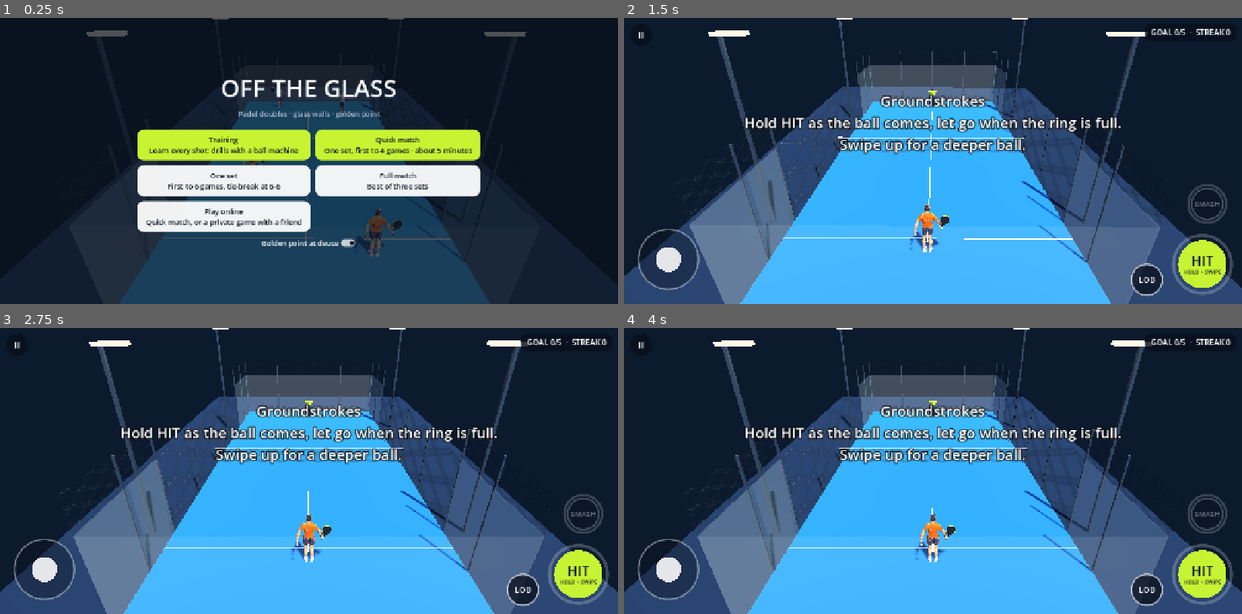
Above: before the commit, frames 1-4 (two rows, left to right).
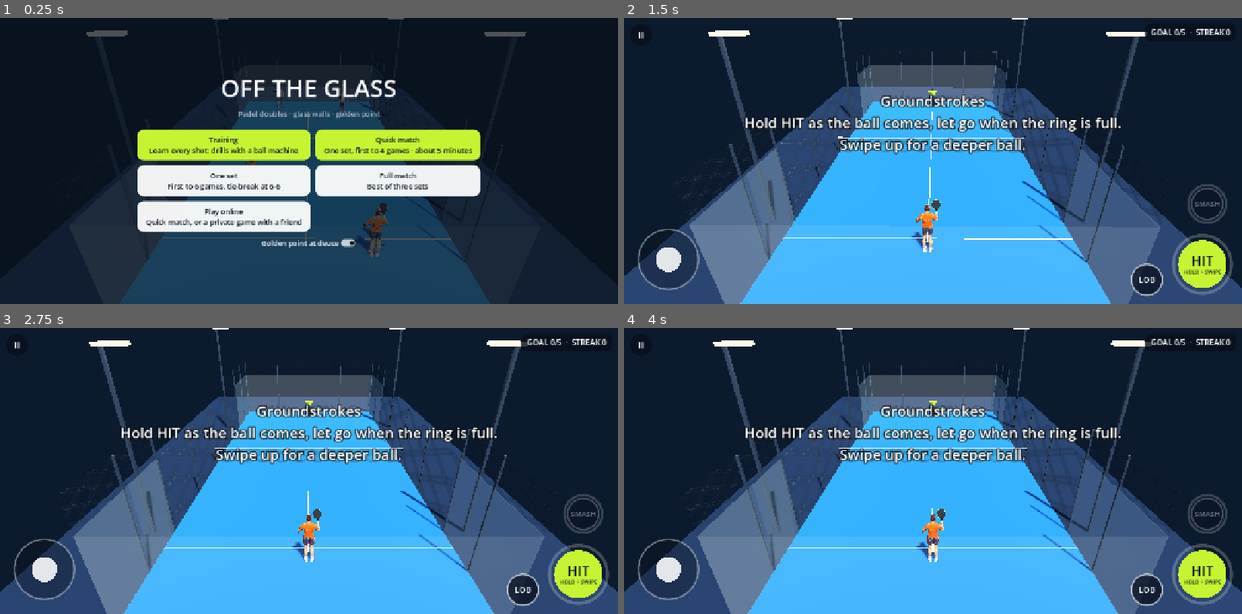
Above: after the commit, the same moments.

Repository: dtanner2000/Padel
Game: Godot game, scene res://scenes/main.tscn
The game is run twice, just before and just after one commit, with the same random seed, the same clock (stepped at 60 frames per second) and the same inputs.
Inputs (mouse positions are in pixels of both pictures, inside the frame that each line leads up to):
- Up to frame 1 (0.25 s): no input
- Up to frame 2 (1.5 s): click "Training Learn every shot: dr…" at 0.5 s; click "Groundstrokes Not tried yet" at 1.25 s
- Up to frame 3 (2.75 s): tap Enter at 2 s; move the mouse to (444, 456) at 2.02 s; hold D (move_right) from 2.03 s (still down); tap K (lob) at 2.1 s; click (444, 456) at 2.17 s; tap I (slice) at 2.3 s
- Up to frame 4 (4 s): release D (move_right) at 2.75 s; click "II" at 2.75 s; click "Resume" at 3.5 s

The runs differ from the first frame. In frame 1, 0.2% of the frame differs, in the area x 39-65%, y 24-81%; in frame 2, 0.2%; in frame 3, 0.2%; in frame 4, 0.2%.

Commit message:
Natural arm poses: define each pose by upper-arm and forearm direction, elbow bends forwards
Poses were tuned for the old blocky body with the elbow bending backwards.
_arm_pose() converts directions to a shoulder quaternion + elbow bend; swings
slerp between them. Off arm now bends forwards too. tools/pose_grid.gd renders
pose rows from back/front/side.

Co-Authored-By: Claude Opus 5.5 <noreply@anthropic.com>
Claude-Session: https://claude.ai/code/session_012rJadNnaHgDcJV1Qp7b69k

Diff:
--- a/scripts/player.gd
+++ b/scripts/player.gd
@@ -56,14 +56,36 @@
 var _run_phase := 0.0
 var _swinging := false
 
-# arm poses: [shoulder rot (x, y, z), elbow rot x]
-const POSE_READY := [Vector3(-0.2, 0.25, 0.32), -1.25]
-const POSE_BACK := [Vector3(-0.35, 1.35, 0.35), -0.85]
-const POSE_THROUGH := [Vector3(-0.6, -1.45, 0.05), -0.55]
-const POSE_UP := [Vector3(-2.75, 0.35, 0.15), -1.35]     # paddle cocked behind the head
-const POSE_OVER := [Vector3(-0.35, -0.25, 0.05), -0.15]   # overhead follow-through
-const POSE_UNDER_BACK := [Vector3(0.75, 0.2, 0.15), -0.25]
-const POSE_UNDER_THROUGH := [Vector3(-1.2, -0.25, 0.1), -0.45]
+# Paddle-arm poses, written as where the upper arm and the forearm point, in
+# the player's own frame: +x = out to the paddle side, +y = up, -z = forwards
+# (towards the net). _arm_pose() turns each into a shoulder rotation plus an
+# elbow bend, so the elbow only ever bends the way a real one does.
+static var POSE_READY := _arm_pose(Vector3(0.3, -1, -0.15), Vector3(-0.1, 0.25, -1))       # forearm forwards at the waist
+static var POSE_BACK := _arm_pose(Vector3(0.85, -0.55, 0.45), Vector3(0.55, 0.15, 0.8))     # forehand take-back, out to the side
+static var POSE_THROUGH := _arm_pose(Vector3(-0.25, -0.45, -1), Vector3(-1, 0.35, -0.2))     # follow-through across the front
+static var POSE_SLICE_BACK := _arm_pose(Vector3(0.8, -0.1, 0.5), Vector3(0.3, 0.75, 0.6))   # high take-back
+static var POSE_SLICE_THROUGH := _arm_pose(Vector3(-0.1, -0.8, -0.7), Vector3(-0.9, -0.35, -0.5))   # cuts down and across
+static var POSE_UP := _arm_pose(Vector3(0.45, 1, 0.1), Vector3(-0.25, -0.35, 0.9))          # elbow high, paddle cocked behind the head
+static var POSE_OVER := _arm_pose(Vector3(0.05, -0.55, -1), Vector3(-0.4, -0.75, -0.55))    # overhead follow-through
+static var POSE_UNDER_BACK := _arm_pose(Vector3(0.35, -0.85, 0.55), Vector3(0.25, -0.55, 0.85))
+static var POSE_UNDER_THROUGH := _arm_pose(Vector3(0.15, -0.15, -1), Vector3(0, 0.55, -1))
+
+
+## [shoulder Quaternion, elbow bend] that points the upper arm along `upper`
+## and the forearm along `fore`. The rig's arm hangs along -y and the elbow
+## bends about the shoulder's x axis (positive = forearm towards the shoulder's
+## -z), so the shoulder is turned to put `fore` in that bending plane.
+static func _arm_pose(upper: Vector3, fore: Vector3) -> Array:
+	var u := upper.normalized()
+	var f := fore.normalized()
+	var y := -u
+	var perp := f - u * f.dot(u)
+	if perp.length() < 0.05:
+		perp = Vector3(0, 0, -1) - u * -u.z      # straight arm: any plane will do
+	var z := -perp.normalized()
+	var x := y.cross(z).normalized()
+	var bend := acos(clampf(u.dot(f), -1.0, 1.0))
+	return [Basis(x, y, z).orthonormalized().get_rotation_quaternion(), bend]
 
 
 func setup(p_team: int, p_name: String, p_slot: float, p_shirt: Color, p_skin: Color, p_hair: Color, human := false) -> Player:
@@ -119,7 +141,7 @@
 # --- swings -------------------------------------------------------------------
 
 func _pose_tween(t: Tween, pose: Array, secs: float, trans := Tween.TRANS_QUAD, ease := Tween.EASE_OUT) -> void:
-	t.tween_property(_shoulder, "rotation", pose[0], secs).set_trans(trans).set_ease(ease)
+	t.tween_property(_shoulder, "quaternion", pose[0], secs).set_trans(trans).set_ease(ease)   # slerps
 	t.parallel().tween_property(_elbow, "rotation:x", pose[1], secs).set_trans(trans).set_ease(ease)
 
 
@@ -153,8 +175,8 @@
 		_:
 			# forehand; a slice cuts down through the ball with an open face
 			if kind == "slice":
-				_pose_tween(t, [POSE_BACK[0] + Vector3(-0.35, 0, 0), POSE_BACK[1]], 0.06)
-				_pose_tween(t, [POSE_THROUGH[0] + Vector3(0.45, 0, 0), POSE_THROUGH[1]], 0.13)
+				_pose_tween(t, POSE_SLICE_BACK, 0.06)
+				_pose_tween(t, POSE_SLICE_THROUGH, 0.13)
 			else:
 				_pose_tween(t, POSE_BACK, 0.06)
 				_pose_tween(t, POSE_THROUGH, 0.11)
@@ -174,13 +196,13 @@
 	# legs and off arm swing with the stride
 	_hip_l.rotation.x = s * 0.7 * run - 0.12 * (1.0 - run)
 	_hip_r.rotation.x = -s * 0.7 * run - 0.12 * (1.0 - run)
-	_off_shoulder.rotation.x = -s * 0.5 * run - 0.35
+	_off_shoulder.rotation.x = -s * 0.5 * run + 0.1
 	# torso turns slightly towards the direction of travel
 	var local_v := global_transform.basis.inverse() * vel
 	_torso.rotation.y = lerpf(_torso.rotation.y, clampf(-local_v.x * 0.12, -0.35, 0.35), 1.0 - exp(-8.0 * delta))
 	if not _swinging:
 		# paddle arm breathes a little in the ready position
-		_shoulder.rotation = POSE_READY[0] + Vector3(sin(_run_phase * 0.5) * 0.04, 0, 0)
+		_shoulder.quaternion = Quaternion(Vector3.RIGHT, sin(_run_phase * 0.5) * 0.04) * POSE_READY[0]
 	if _skel:
 		_drive_model()
 
@@ -276,10 +298,10 @@
 
 	# off arm, relaxed and slightly forward for balance
 	_off_shoulder = _joint(_torso, Vector3(-0.24, 0.6, 0))
-	_off_shoulder.rotation = Vector3(-0.35, 0, -0.25)
+	_off_shoulder.rotation = Vector3(0.1, 0, -0.25)
 	_part(_off_shoulder, _capsule(0.06, 0.32), Vector3(0, -0.14, 0), shirt)   # sleeve
 	var off_elbow := _joint(_off_shoulder, Vector3(0, -0.28, 0))
-	off_elbow.rotation.x = -0.6
+	off_elbow.rotation.x = 0.7      # forearm forwards (positive bends towards the front)
 	_part(off_elbow, _capsule(0.05, 0.3), Vector3(0, -0.13, 0), skin)
 	_off_hand = _joint(off_elbow, Vector3(0, -0.28, 0))
 
@@ -296,7 +318,7 @@
 	_hand = _joint(_elbow, Vector3(0, -0.28, 0))
 	_part(_hand, _sphere(0.045), Vector3.ZERO, skin)
 	_build_paddle(_hand)
-	_shoulder.rotation = POSE_READY[0]
+	_shoulder.quaternion = POSE_READY[0]
 	_elbow.rotation.x = POSE_READY[1]
 
 	_tag = Label3D.new()
--- a/tools/grip_test.gd
+++ b/tools/grip_test.gd
@@ -15,9 +15,9 @@
 	var bends: PackedStringArray = args[1].split(",")
 	var model: PackedScene = load(args[3] if args.size() > 3 else "res://assets/characters/you.glb")
 	var poses := [
-		[Player.POSE_READY[0], Player.POSE_READY[1]],
-		[Vector3(-0.45, 0.0, 0.2), -0.7],          # forehand contact
-		[Vector3(-2.9, 0.0, 0.1), -0.4],           # smash contact
+		Player.POSE_READY,
+		Player._arm_pose(Vector3(0.75, -0.45, -0.45), Vector3(0.35, 0.05, -1)),   # forehand contact
+		Player._arm_pose(Vector3(0.25, 1, -0.2), Vector3(0.1, 1, -0.3)),          # smash contact
 	]
 	for r in bends.size():
 		for c in 3:
@@ -34,7 +34,7 @@
 		if p is Player and p._shoulder:
 			p._swinging = true
 			var pose: Array = p.get_meta("pose")
-			p._shoulder.rotation = pose[0]
+			p._shoulder.quaternion = pose[0]
 			p._elbow.rotation.x = pose[1]
 	var n := OS.get_cmdline_user_args()[1].split(",").size()
 	var back := OS.get_cmdline_user_args().size() < 3 or OS.get_cmdline_user_args()[2] == "back"
--- /dev/null
+++ b/tools/pose_grid.gd
@@ -0,0 +1,40 @@
+extends SceneTree
+# Renders one character in a row of arm poses, for tuning the POSE_* constants.
+# godot --path . -s tools/pose_grid.gd -- out.png back|front|side res://assets/characters/NAME.glb "ux,uy,uz,fx,fy,fz;..." (upper arm and forearm directions, as Player._arm_pose)
+var frames := 0
+var ps: Array = []
+var cam: Camera3D
+func _init():
+	var a := OS.get_cmdline_user_args()
+	var root3 := Node3D.new(); get_root().add_child(root3)
+	var env := WorldEnvironment.new(); var e := Environment.new()
+	e.background_mode = Environment.BG_COLOR; e.background_color = Color("2a5d8f")
+	e.ambient_light_source = Environment.AMBIENT_SOURCE_COLOR; e.ambient_light_color = Color.WHITE; e.ambient_light_energy = 0.6
+	env.environment = e; root3.add_child(env)
+	var sun := DirectionalLight3D.new(); sun.rotation_degrees = Vector3(-45, 30, 0); root3.add_child(sun)
+	var poses: PackedStringArray = a[3].split(";")
+	for i in poses.size():
+		var v := poses[i].split(",")
+		var p := Player.new().setup(0, "P", 0, Color("f28c28"), Color("e3b48c"), Color("3a2a20"), true)
+		p.position = Vector3((i - (poses.size() - 1) * 0.5) * 1.3, 0, 0)
+		root3.add_child(p); p.use_model(load(a[2]))
+		p.set_meta("pose", Player._arm_pose(Vector3(float(v[0]), float(v[1]), float(v[2])), Vector3(float(v[3]), float(v[4]), float(v[5]))))
+		ps.append(p)
+	cam = Camera3D.new(); cam.fov = 40; cam.current = true; root3.add_child(cam)
+	var w := poses.size() * 1.3
+	var d := 1.2 + w * 0.75
+	match a[1]:
+		"front": cam.look_at_from_position(Vector3(0, 1.5, -d), Vector3(0, 1.0, 0))
+		"side": cam.look_at_from_position(Vector3(0, 1.3, d), Vector3(0, 1.0, 0))
+		_: cam.look_at_from_position(Vector3(0, 1.0 + d * 0.45, d), Vector3(0, 1.0, 0))   # like the game camera
+func _process(_d):
+	frames += 1
+	for p in ps:
+		if p._shoulder:
+			p._swinging = true
+			if OS.get_cmdline_user_args()[1] == "side": p.rotation.y = -PI * 0.5   # seen side-on, facing left
+			p._shoulder.quaternion = p.get_meta("pose")[0]
+			p._elbow.rotation.x = p.get_meta("pose")[1]
+	if frames == 8:
+		get_root().get_texture().get_image().save_png(OS.get_cmdline_user_args()[0])
+		quit()
